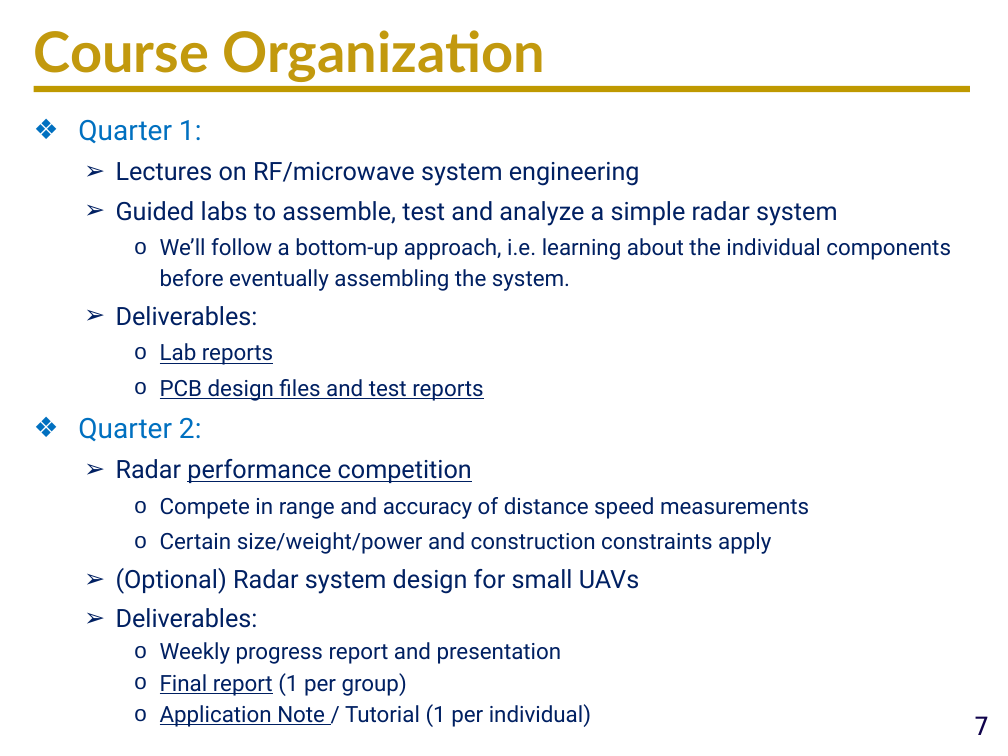
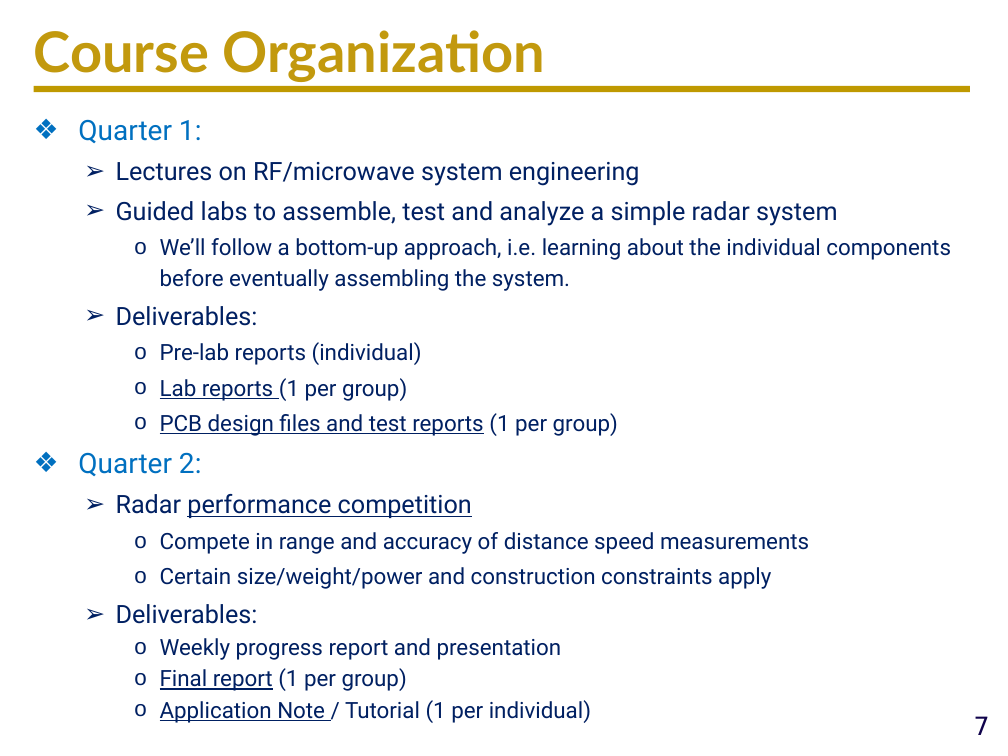
Before and after one commit to ucdart/UCD-EEC134, a slide deck: slide 7 of lectures/lec0/Lec0-CourseMechanisms.pptx. Drawn at 1008x756 pixels with LibreOffice and Linux fonts; fonts in the diff are those of the drawing; background and template pictures are left out. Boxes give left, top, right and bottom in pixels: in the first picture for what was removed or moved away, otherwise in the second. Text is boxed around its words. In the diff, an @@ line names an element or a change of style, - is before the commit and + after.

```diff
--- a/lectures/lec0/Lec0-CourseMechanisms.pptx
+++ b/lectures/lec0/Lec0-CourseMechanisms.pptx
@@ text at (160, 342, 618, 436): text changed @@
-    o Lab reports
-    o PCB design files and test reports
+    o Pre-lab reports (individual)
+    o Lab reports (1 per group)
+    o PCB design files and test reports (1 per group)
@@ text at (116, 568, 639, 594): paragraph removed @@
-  ➢ (Optional) Radar system design for small UAVs
```
Also in this commit, not shown: 3 other slides changed, 1 slide removed, 7 other files.
